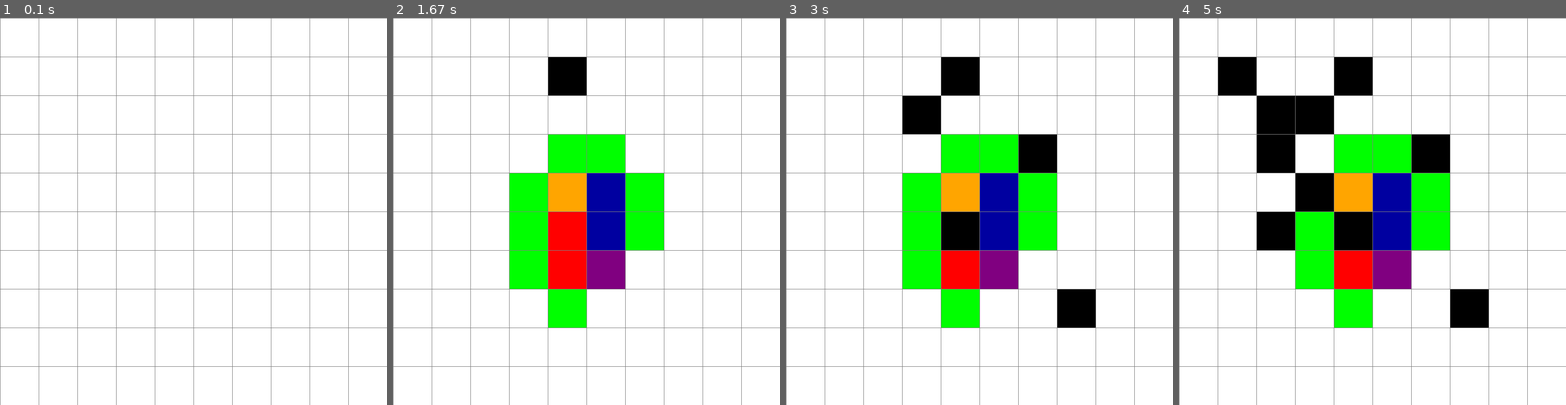
Above: before the commit, frames 1-4 (left to right).
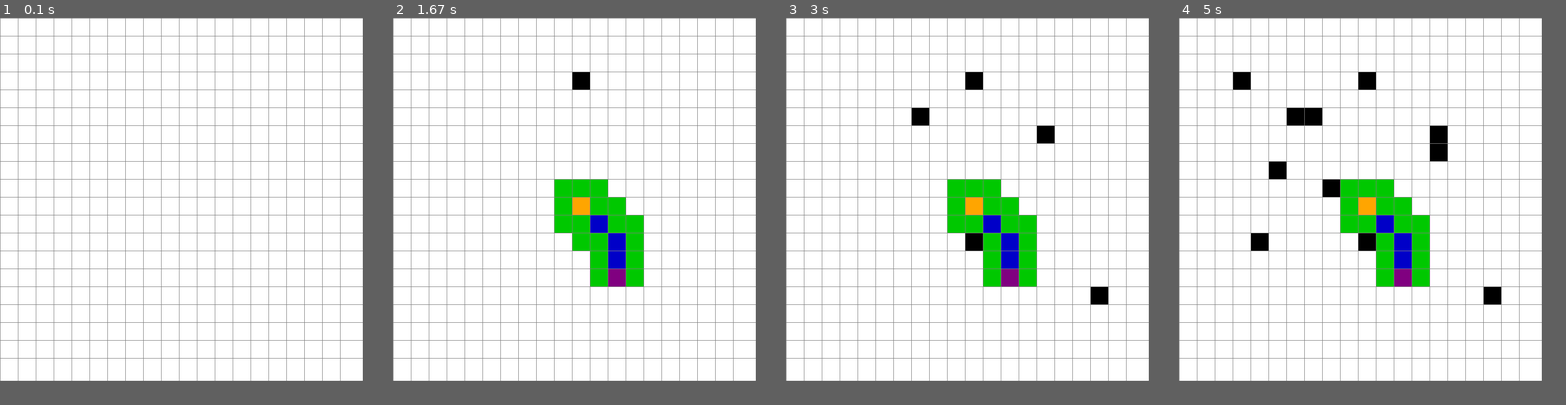
Above: after the commit, the same moments.

Repository: DavidG2115/Inteligencia-Artificial-
Game: pygame game, started from Proyecto1/algoritmoA.py
The game is run twice, just before and just after one commit, with the same random seed, the same clock (stepped at 60 frames per second) and the same inputs.
Inputs (mouse positions are in pixels of both pictures, inside the frame that each line leads up to):
- Up to frame 1 (0.1 s): no input
- Up to frame 2 (1.67 s): click (574, 199) at 0.38 s; click (609, 281) at 0.72 s; tap Space at 1 s; click (582, 76) at 1.38 s
- Up to frame 3 (3 s): click (967, 242) at 1.72 s; click (917, 126) at 2.05 s; click (1095, 296) at 2.38 s; click (1045, 134) at 2.72 s
- Up to frame 4 (5 s): click (1248, 79) at 3.05 s; click (1256, 238) at 3.38 s; click (1279, 168) at 3.72 s; click (1434, 153) at 4.05 s; click (1326, 188) at 4.38 s; click (1291, 114) at 4.72 s
The window is 800x800 before the commit and 750x750 after it. Grey fills any space a smaller window leaves; there, only what the larger window draws over its background counts as a difference.

The runs differ from the first frame. In frame 1, 6.5% of the frame differs, in the area x 0-100%, y 0-100%; in frame 2, 20%; in frame 3, 23%; in frame 4, 26%.

Commit message:
Mejoras y archivo md

Diff:
--- a/Proyecto1/algoritmoA.py
+++ b/Proyecto1/algoritmoA.py
@@ -2,23 +2,25 @@
 from queue import PriorityQueue
 
 # Configuraciones iniciales
-ANCHO_VENTANA = 800
+ANCHO_VENTANA = 750
 VENTANA = pygame.display.set_mode((ANCHO_VENTANA, ANCHO_VENTANA))
-pygame.display.set_caption("Visualización de Nodos")
+pygame.display.set_caption("Algoritmo A* ")
 
 # Pesos
 PESO = 1
-PESO_DIAGONAL = 2
+PESO_DIAGONAL = 1.414
+
+HEURISTICA_PESO = 1.5
 
 # Colores (RGB)
 BLANCO = (255, 255, 255)
 NEGRO = (0, 0, 0)
 GRIS = (128, 128, 128)
-VERDE = (0, 255, 0)
-ROJO = (255, 0, 0)
+VERDE = (0, 200, 0)
+ROJO = (200, 0, 0)
 NARANJA = (255, 165, 0)
 PURPURA = (128, 0, 128)
-AZUL = (0, 0, 160)
+AZUL = (0, 0, 200)
 
 class Nodo:
     def __init__(self, fila, col, ancho, total_filas):
@@ -75,6 +77,10 @@
             ( 1,  0, PESO),  # abajo
             ( 0, -1, PESO),  # izquierda
             ( 0,  1, PESO),  # derecha
+            (-1, -1, PESO_DIAGONAL),  # arriba izquierda
+            (-1,  1, PESO_DIAGONAL),  # arriba derecha
+            ( 1, -1, PESO_DIAGONAL),  # abajo izquierda
+            ( 1,  1, PESO_DIAGONAL),  # abajo derecha
         ]
 
         for dx, dy, peso in direcciones:
@@ -146,7 +152,7 @@
     g_score[inicio] = 0
 
     f_score = {n: float("inf") for fila in grid for n in fila}
-    f_score[inicio] = heuristica(inicio, fin)
+    f_score[inicio] = HEURISTICA_PESO * heuristica(inicio, fin)
 
     open_hash = {inicio}
 
@@ -170,7 +176,7 @@
             if temp_g < g_score[vecino]:
                 came_from[vecino] = actual
                 g_score[vecino] = temp_g
-                f_score[vecino] = temp_g + heuristica(vecino, fin)
+                f_score[vecino] = temp_g + HEURISTICA_PESO * heuristica(vecino, fin)
                 if vecino not in open_hash:
                     count += 1
                     open_set.put((f_score[vecino], count, vecino))
@@ -187,7 +193,7 @@
 
 
 def main(ventana, ancho):
-    FILAS = 10
+    FILAS = 20
     grid = crear_grid(FILAS, ancho)
 
     inicio = None
Not shown, added: Proyecto1/README.md
